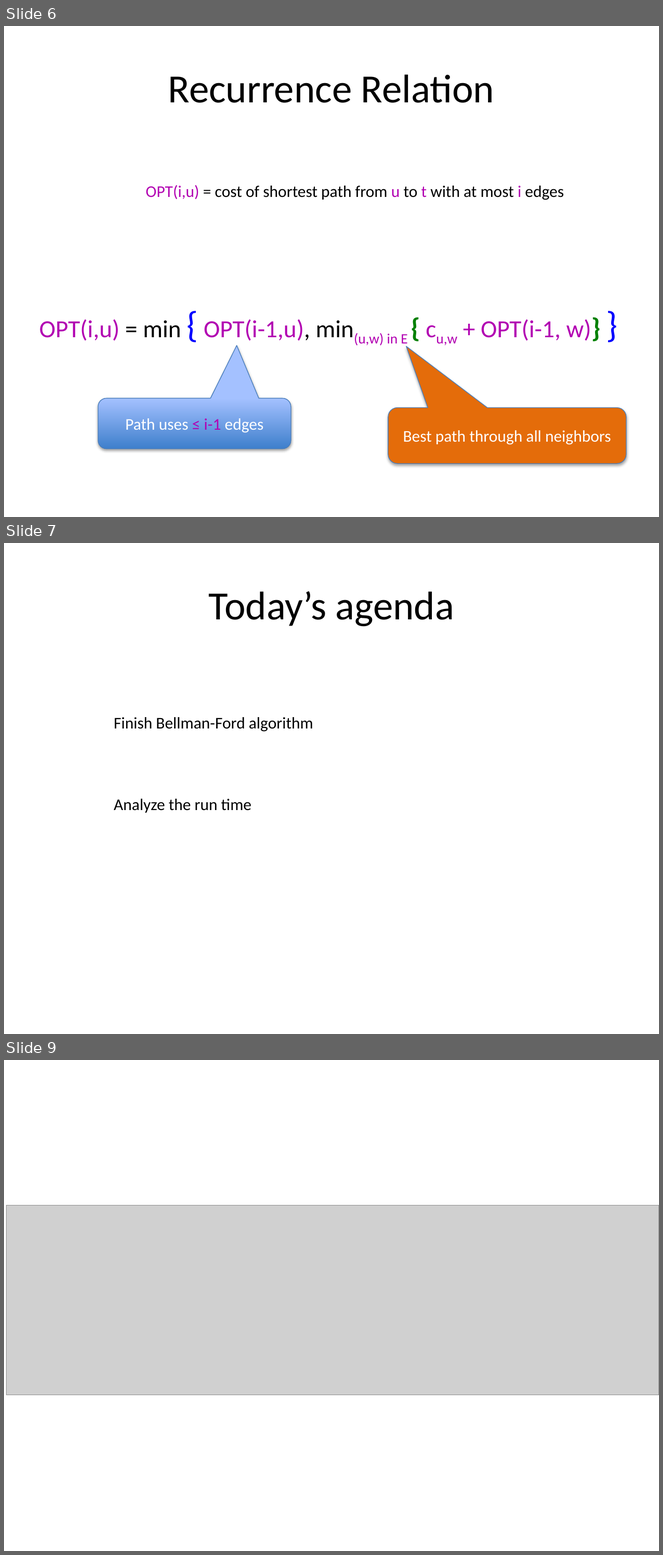
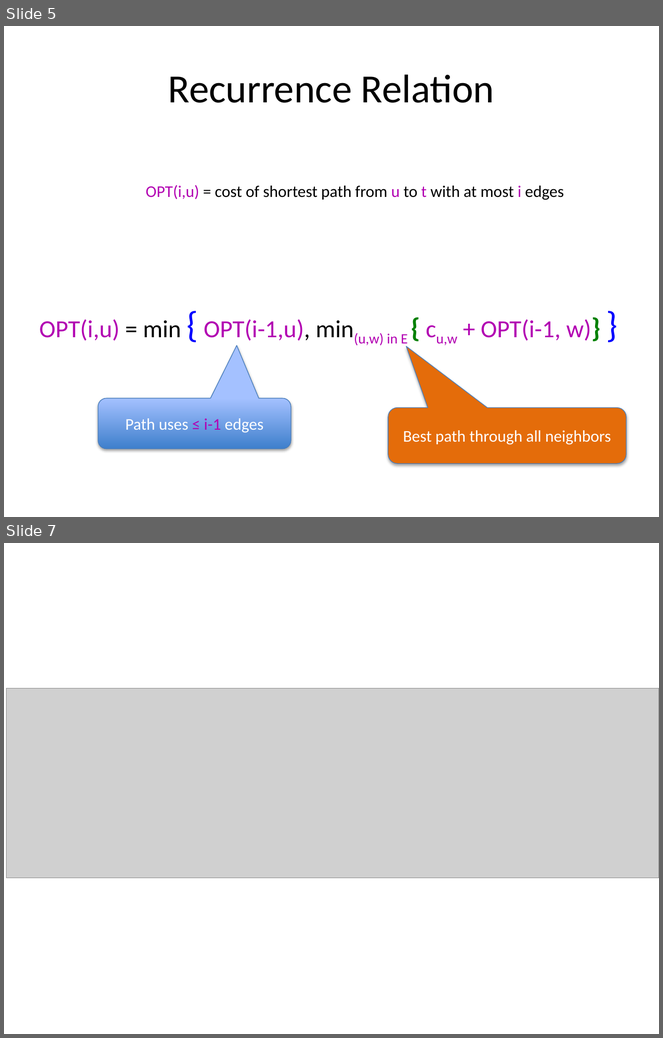
Before and after one commit to jessehartloff/Education, a slide deck: content/u18/cse331/media/slides/shortest_path_negatives.pptx. Shown one above the other, each under a label of ours: slides 6, 7 and 9 before the commit, slides 5 and 7 after it; the slides between them are not shown. The pictures are 663x1555 and 663x1038 pixels, drawn with LibreOffice and Linux fonts; fonts in the diff are those of the drawing; grey boxes stand for pictures. Boxes give left, top, right and bottom in pixels: in the first picture for what was removed or moved away, otherwise in the second. Text is boxed around its words. In the diff, an @@ line names an element or a change of style, - is before the commit and + after.

```diff
--- a/content/u18/cse331/media/slides/shortest_path_negatives.pptx
+++ b/content/u18/cse331/media/slides/shortest_path_negatives.pptx
@@ slide 7 removed at (4,543,659,1034), background #FFFFFF @@
@@ title removed at (208,591,455,627) @@
-Today’s agenda
@@ text removed at (114,717,313,732) @@
-Finish Bellman-Ford algorithm
@@ text removed at (114,799,252,813) @@
-Analyze the run time
@@ what was slide 6 is now slide 5 @@
@@ what was slide 9 is now slide 7 @@
```
Also in this commit, not shown: 1 slide changed, 1 other slide removed, 5 other files.
